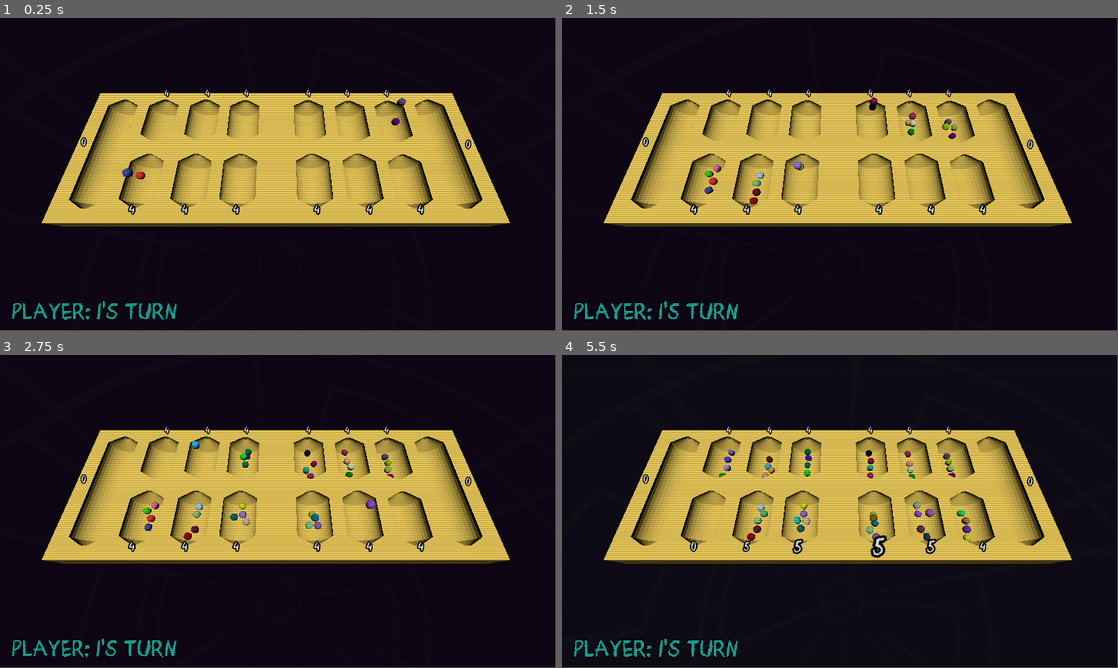
Above: before the commit, frames 1-4 (two rows, left to right).
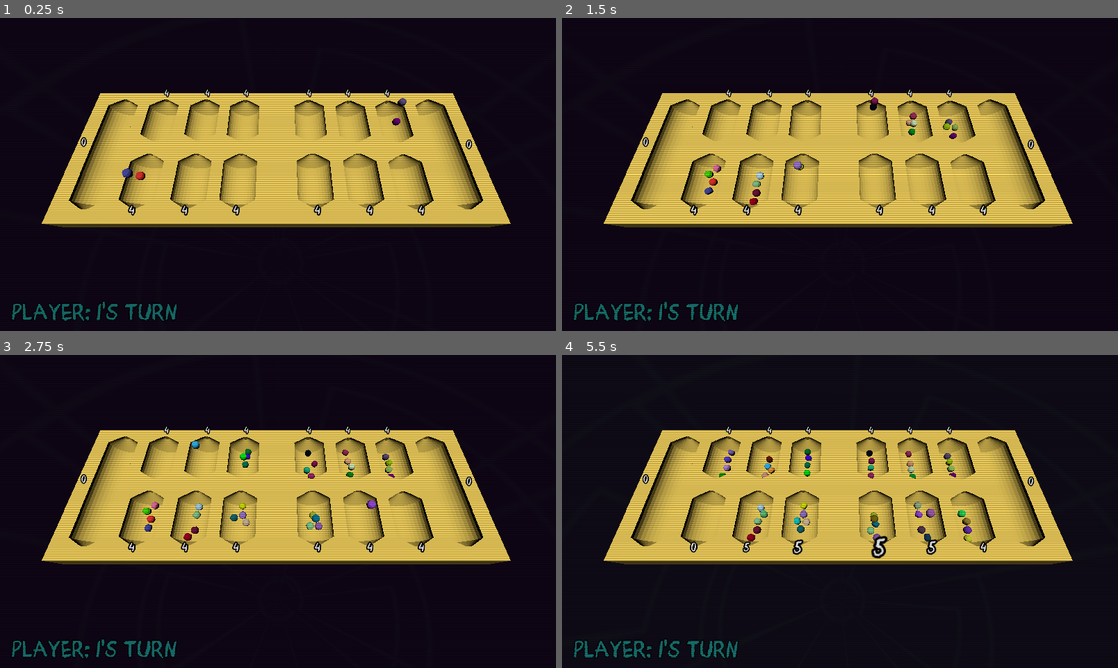
Above: after the commit, the same moments.

Repository: sym-z/3d-mancala
Game: Godot game, scene res://scenes/sample_scene.tscn
Two runs of this game, one before a commit and one after it. Both use one fixed random seed, a clock stepped at 60 frames per second and the inputs below.
Inputs:
- Up to frame 1 (0.25 s): no input
- Up to frame 2 (1.5 s): hold Right (ui_right) 0.53-1.28 s; hold Space (ui_select) 0.53-1.28 s; hold Left (ui_left) from 1.28 s (still down); tap Space (ui_select) at 1.35 s
- Up to frame 3 (2.75 s): tap Space (ui_select) at 1.52, 1.82 s; release Left (ui_left) at 2.03 s; hold Right (ui_right) from 2.03 s (still down); hold Space (ui_select) from 2.03 s (still down)
- Up to frame 4 (5.5 s): release Space (ui_select) at 2.78 s; tap Space (ui_select) at 2.85, 3.02, 3.32, 4.35, 4.52, 4.82 s; release Right (ui_right) at 3.53 s; hold Space (ui_select) 3.53-4.28 s; hold Left (ui_left) from 3.53 s (still down); hold Space (ui_select) from 5.03 s (still down)
In our replay, the window is 799x449 before the commit and 800x450 after it. These sizes can differ from the game's own. Grey fills any space a smaller window leaves; there, only what the larger window draws over its background counts as a difference.

The runs differ from the first frame. In frame 1, 7.3% of the frame differs, in the area x 2-92%, y 22-97%; in frame 2, 8.8%; in frame 3, 8.2%; in frame 4, 8.8%.

Commit message:
main menu

Diff:
--- /dev/null
+++ b/src/mm_buttons.tres
@@ -0,0 +1,52 @@
+[gd_resource type="Theme" format=3 uid="uid://cuagsrjijxb16"]
+
+[ext_resource type="FontFile" uid="uid://c4cxtyqn866dk" path="res://CrayonLibre-BLVel.otf" id="1_q6mj1"]
+
+[sub_resource type="StyleBoxFlat" id="StyleBoxFlat_q6mj1"]
+bg_color = Color(0.41568628, 0.39215687, 0.50980395, 1)
+border_width_bottom = 4
+corner_radius_top_left = 8
+corner_radius_top_right = 8
+corner_radius_bottom_right = 8
+corner_radius_bottom_left = 8
+expand_margin_left = 8.0
+expand_margin_top = 8.0
+expand_margin_right = 8.0
+expand_margin_bottom = 8.0
+shadow_color = Color(0, 0, 0, 0.16470589)
+shadow_size = 2
+shadow_offset = Vector2(0, -3.65)
+
+[sub_resource type="StyleBoxFlat" id="StyleBoxFlat_7dv2h"]
+bg_color = Color(0.41616, 0.3927, 0.51, 0.5882353)
+border_width_bottom = 8
+corner_radius_top_left = 8
+corner_radius_top_right = 8
+corner_radius_bottom_right = 8
+corner_radius_bottom_left = 8
+expand_margin_left = 8.0
+expand_margin_top = 8.0
+expand_margin_right = 8.0
+expand_margin_bottom = 8.0
+shadow_color = Color(0, 0, 0, 0.16470589)
+shadow_size = 2
+shadow_offset = Vector2(0, -3.65)
+
+[sub_resource type="StyleBoxFlat" id="StyleBoxFlat_5vu20"]
+bg_color = Color(0.41616, 0.3927, 0.51, 1)
+corner_radius_top_left = 8
+corner_radius_top_right = 8
+corner_radius_bottom_right = 8
+corner_radius_bottom_left = 8
+expand_margin_left = 8.0
+expand_margin_top = 8.0
+expand_margin_right = 8.0
+expand_margin_bottom = 8.0
+
+[resource]
+Button/constants/outline_size = 8
+Button/font_sizes/font_size = 57
+Button/fonts/font = ExtResource("1_q6mj1")
+Button/styles/hover = SubResource("StyleBoxFlat_q6mj1")
+Button/styles/normal = SubResource("StyleBoxFlat_7dv2h")
+Button/styles/pressed = SubResource("StyleBoxFlat_5vu20")
--- a/src/project.godot
+++ b/src/project.godot
@@ -15,10 +15,18 @@
 config/features=PackedStringArray("4.6", "Forward Plus")
 config/icon="res://icon.svg"
 
+[audio]
+
+buses/default_bus_layout="uid://cpcrcwewb222w"
+
 [autoload]
 
 CrtFilter="*uid://dthg832imncde"
 SceneTransition="*uid://ccuqih0tepkko"
+
+[display]
+
+window/stretch/mode="viewport"
 
 [global_group]
 
--- a/src/scenes/game_piece.gd
+++ b/src/scenes/game_piece.gd
@@ -21,8 +21,6 @@
 
 func collision(body : Node):
 	if  drop_sound_played == false and body != self:
-		print("COLLIDE WITH ", body)
-		#TODO: PLAY DROP SOUND
 		play_random_drop_sound()
 		drop_sound_played = true
 
--- a/src/scenes/level_script.gd
+++ b/src/scenes/level_script.gd
@@ -62,7 +62,7 @@
 #endregion
 #region Input Handling
 func _input(event):
-	if game_ready and allow_input:
+	if game_ready and allow_input and p1_win == false and p2_win == false:
 		if event.is_action_pressed("ui_left"):
 			move_left()
 		if event.is_action_pressed("ui_right"):
@@ -133,7 +133,6 @@
 		game_over.emit(p1_win, p2_win)
 		# End Game
 		#TODO: Win behavior
-		print("P1 Win: ", p1_win, " P2 Win: ", p2_win)
 
 func get_p1_total_pieces() -> int:
 	var total : int = 0
@@ -217,9 +216,11 @@
 
 		# Landed in own Home
 		if final_bank_num == NUM_BANKS:
-			extra_turn.emit()
-			allow_input = true
 			await check_endgame()
+			if p1_win == false and p2_win == false:
+				extra_turn.emit()
+				allow_input = true
+
 
 		# Landed on own side
 		# You can only capture if you land on "your" side and that is the only piece in there now
--- /dev/null
+++ b/src/scenes/main_menu.gd
@@ -0,0 +1,11 @@
+extends Control
+
+@export var play_btn : Button
+# Called when the node enters the scene tree for the first time.
+func _ready():
+	pass # Replace with function body.
+
+
+# Called every frame. 'delta' is the elapsed time since the previous frame.
+func _process(delta):
+	pass
--- /dev/null
+++ b/src/scenes/main_menu.tscn
@@ -0,0 +1,125 @@
+[gd_scene format=3 uid="uid://bqtsdv8po308"]
+
+[ext_resource type="Shader" uid="uid://8gpnacoadymf" path="res://scenes/mm_bg.gdshader" id="1_8ln24"]
+[ext_resource type="Shader" uid="uid://bqwnk8qat15h" path="res://wiggle.gdshader" id="1_bqqt6"]
+[ext_resource type="Script" uid="uid://dply5k7iybiq" path="res://scenes/main_menu.gd" id="1_rtw2f"]
+[ext_resource type="Texture2D" uid="uid://dwqfgfg5bi2w7" path="res://assets/sprites/tiling_bg.png" id="2_rtw2f"]
+[ext_resource type="Theme" uid="uid://cuagsrjijxb16" path="res://mm_buttons.tres" id="2_wu84c"]
+[ext_resource type="FontFile" uid="uid://c4cxtyqn866dk" path="res://CrayonLibre-BLVel.otf" id="3_8ln24"]
+
+[sub_resource type="ShaderMaterial" id="ShaderMaterial_tbmy8"]
+shader = ExtResource("1_8ln24")
+
+[sub_resource type="ShaderMaterial" id="ShaderMaterial_rtw2f"]
+shader = ExtResource("1_bqqt6")
+shader_parameter/speed = 0.005
+
+[sub_resource type="ShaderMaterial" id="ShaderMaterial_oa1go"]
+shader = ExtResource("1_bqqt6")
+shader_parameter/speed = 0.005
+
+[sub_resource type="ShaderMaterial" id="ShaderMaterial_jk1qb"]
+shader = ExtResource("1_bqqt6")
+shader_parameter/speed = 0.005
+
+[sub_resource type="StyleBoxFlat" id="StyleBoxFlat_8ln24"]
+bg_color = Color(0.6, 0.6, 0.6, 0)
+border_width_left = 32
+border_width_top = 32
+border_width_right = 32
+border_width_bottom = 32
+border_color = Color(0.5803922, 0.4117647, 0.7764706, 1)
+
+[node name="Main Menu" type="Control" unique_id=303553077]
+layout_mode = 3
+anchors_preset = 15
+anchor_right = 1.0
+anchor_bottom = 1.0
+grow_horizontal = 2
+grow_vertical = 2
+mouse_filter = 2
+script = ExtResource("1_rtw2f")
+
+[node name="TextureRect" type="TextureRect" parent="." unique_id=1088503036]
+material = SubResource("ShaderMaterial_tbmy8")
+layout_mode = 1
+anchors_preset = 15
+anchor_right = 1.0
+anchor_bottom = 1.0
+grow_horizontal = 2
+grow_vertical = 2
+texture = ExtResource("2_rtw2f")
+stretch_mode = 1
+
+[node name="MarginContainer" type="MarginContainer" parent="." unique_id=509662606]
+layout_mode = 1
+anchors_preset = 15
+anchor_right = 1.0
+anchor_bottom = 1.0
+grow_horizontal = 2
+grow_vertical = 2
+mouse_filter = 2
+theme_override_constants/margin_top = 242
+theme_override_constants/margin_right = 615
+theme_override_constants/margin_bottom = 242
+
+[node name="VBoxContainer" type="VBoxContainer" parent="MarginContainer" unique_id=723778061]
+layout_mode = 2
+mouse_filter = 2
+theme_override_constants/separation = 32
+alignment = 1
+
+[node name="Button" type="Button" parent="MarginContainer/VBoxContainer" unique_id=1510958586]
+material = SubResource("ShaderMaterial_rtw2f")
+layout_mode = 2
+size_flags_horizontal = 4
+size_flags_vertical = 6
+theme = ExtResource("2_wu84c")
+text = "PLAY"
+
+[node name="Button2" type="Button" parent="MarginContainer/VBoxContainer" unique_id=455389478]
+material = SubResource("ShaderMaterial_oa1go")
+layout_mode = 2
+size_flags_horizontal = 4
+size_flags_vertical = 4
+theme = ExtResource("2_wu84c")
+text = "SETTINGS"
+
+[node name="MarginContainer2" type="MarginContainer" parent="." unique_id=1320514531]
+layout_mode = 1
+anchors_preset = 15
+anchor_right = 1.0
+anchor_bottom = 1.0
+grow_horizontal = 2
+grow_vertical = 2
+mouse_filter = 2
+theme_override_constants/margin_left = 439
+theme_override_constants/margin_top = 162
+theme_override_constants/margin_bottom = 162
+
+[node name="VBoxContainer" type="VBoxContainer" parent="MarginContainer2" unique_id=227642822]
+layout_mode = 2
+mouse_filter = 2
+alignment = 1
+
+[node name="Label" type="Label" parent="MarginContainer2/VBoxContainer" unique_id=1070955053]
+material = SubResource("ShaderMaterial_jk1qb")
+layout_mode = 2
+size_flags_vertical = 6
+theme_override_colors/font_color = Color(1, 1, 1, 0.5882353)
+theme_override_constants/outline_size = 12
+theme_override_fonts/font = ExtResource("3_8ln24")
+theme_override_font_sizes/font_size = 134
+text = "MANCALA
+64"
+horizontal_alignment = 1
+
+[node name="PanelContainer" type="PanelContainer" parent="." unique_id=268100191]
+layout_mode = 1
+anchors_preset = 15
+anchor_right = 1.0
+anchor_bottom = 1.0
+grow_horizontal = 2
+grow_vertical = 2
+mouse_filter = 2
+theme_override_styles/panel = SubResource("StyleBoxFlat_8ln24")
--- /dev/null
+++ b/src/scenes/mm_bg.gdshader
@@ -0,0 +1,14 @@
+shader_type canvas_item;
+
+void vertex() {
+	// Called for every vertex the material is visible on.
+}
+
+void fragment() {
+	// Called for every pixel the material is visible on.
+}
+
+//void light() {
+//	// Called for every pixel for every light affecting the CanvasItem.
+//	// Uncomment to replace the default light processing function with this one.
+//}
--- a/src/scenes/sample_scene.tscn
+++ b/src/scenes/sample_scene.tscn
@@ -332,6 +332,7 @@
 uppercase = true
 script = ExtResource("9_1o07t")
 level = NodePath("../../..")
+view_time = 0.75
 
 [node name="Capture Notif" type="Label" parent="CanvasLayer/Control" unique_id=142970694 node_paths=PackedStringArray("level")]
 material = SubResource("ShaderMaterial_s5ll8")
@@ -356,6 +357,7 @@
 uppercase = true
 script = ExtResource("11_kg8jk")
 level = NodePath("../../..")
+view_duration = 0.75
 
 [node name="CenterContainer" type="CenterContainer" parent="CanvasLayer/Control" unique_id=1379378633]
 layout_mode = 1
--- a/src/scripts/player_turn_label.gd
+++ b/src/scripts/player_turn_label.gd
@@ -1,17 +1,21 @@
 extends Label
 
 @export var level : Node3D
+@export var transparancy : float = 0.67
 
 func _ready():
 	level.connect("turn_change", update_text)
 	modulate = Color("LIGHT_SEA_GREEN")
+	modulate = Color(modulate.r,modulate.g,modulate.b, transparancy)
 
 func update_text():
 	var player_num : int = 0
 	if level.curr_turn == level.TURN.ONE:
 		player_num = 1
 		modulate = Color("LIGHT_SEA_GREEN")
+		modulate = Color(modulate.r,modulate.g,modulate.b, transparancy)
 	else:
 		player_num = 2
 		modulate = Color("CRIMSON")
+		modulate = Color(modulate.r,modulate.g,modulate.b, transparancy)
 	text = "Player %d's Turn" % player_num
--- a/src/scripts/scene_transition.gd
+++ b/src/scripts/scene_transition.gd
@@ -1,11 +1,12 @@
 extends Node
+var main_menu_scn : String = "uid://bqtsdv8po308"
+var game_scn : String = "uid://c0wr77kcmfrov"
 
+func main_menu():
+	call_deferred("change_scene", main_menu_scn)
 
-# Called when the node enters the scene tree for the first time.
-func _ready():
-	pass # Replace with function body.
+func game():
+	call_deferred("change_scene", game_scn)
 
-
-# Called every frame. 'delta' is the elapsed time since the previous frame.
-func _process(delta):
-	pass
+func change_scene(scene: String):
+	get_tree().change_scene_to_file(scene)
Not shown, added: src/scenes/main_menu.gd.uid
Not shown, added: src/scenes/mm_bg.gdshader.uid
